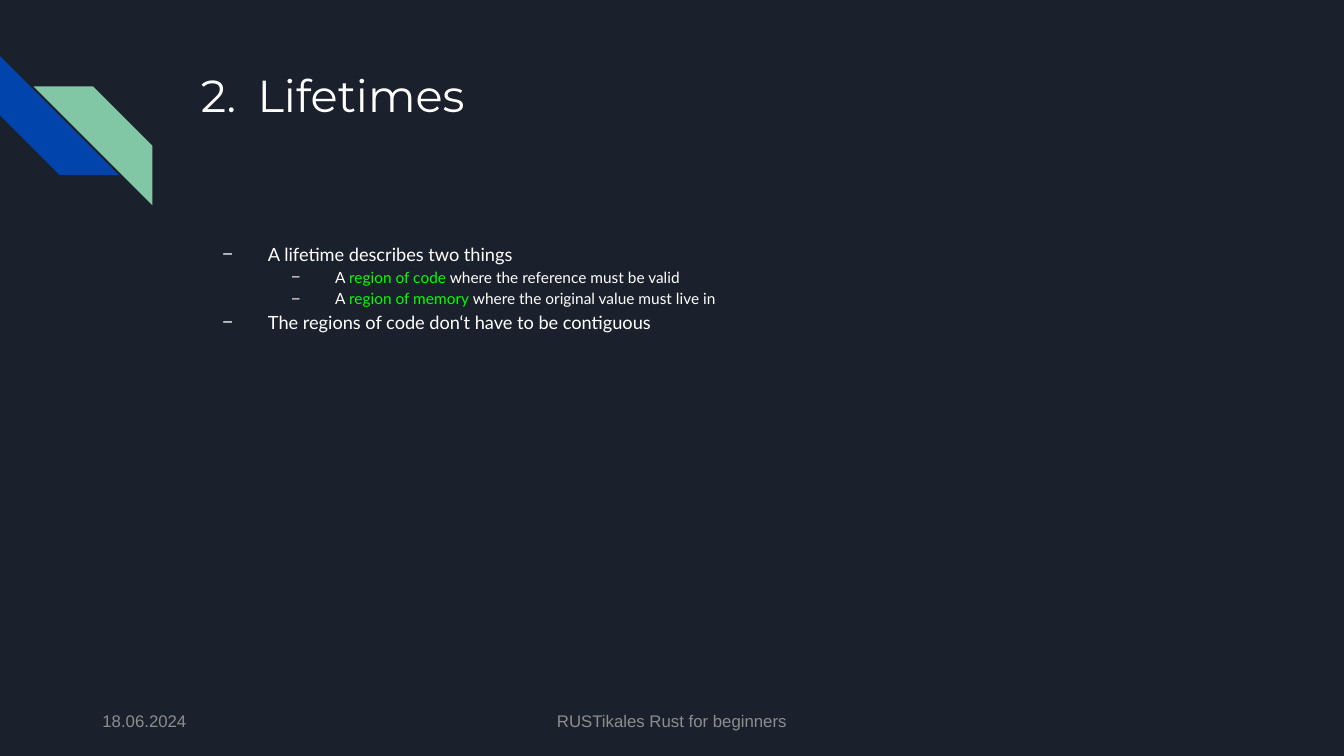
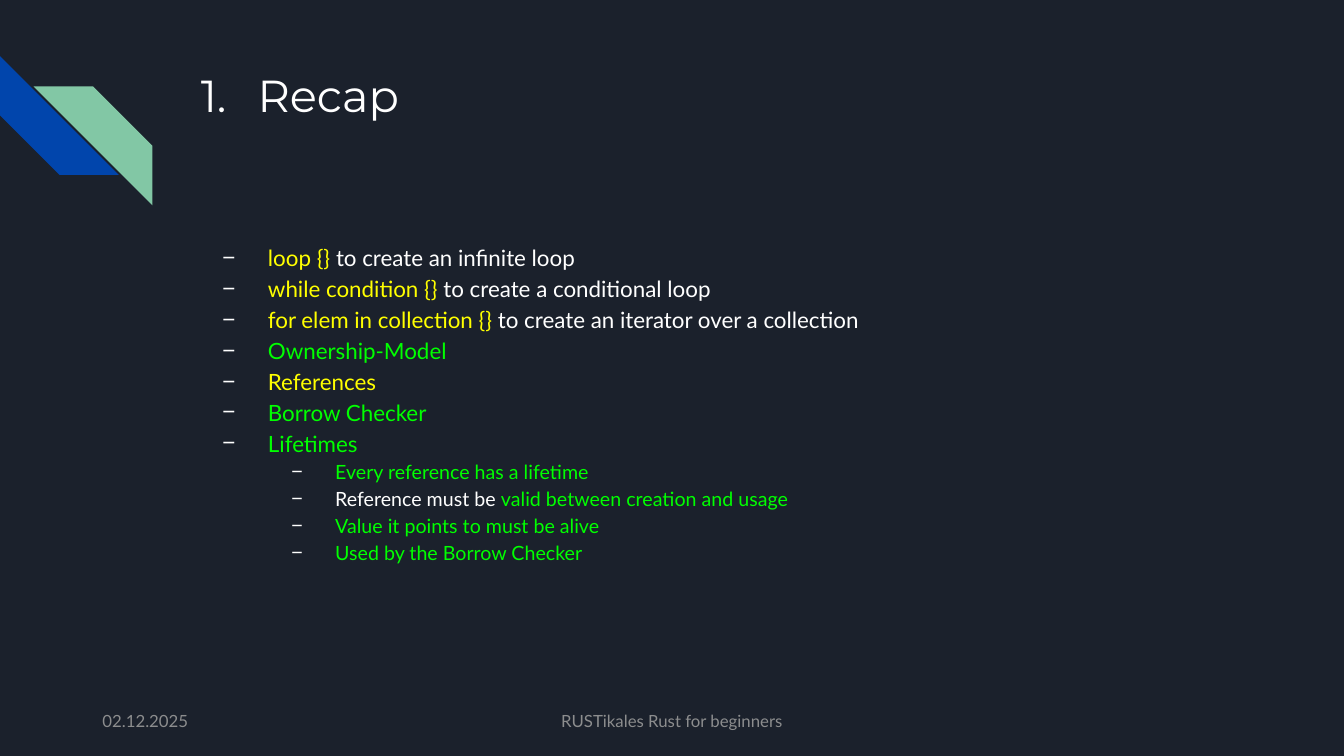
Before and after one commit to pfhaupt/progkurs, a slide deck: slide 11 of rust-beginner/06 - Function declaration/06 - original.pptx (slide 70 before the commit). Drawn at 1344x756 pixels with LibreOffice and Linux fonts; fonts in the diff are those of the drawing. Boxes give left, top, right and bottom in pixels: in the first picture for what was removed or moved away, otherwise in the second. Text is boxed around its words. In the diff, an @@ line names an element or a change of style, - is before the commit and + after.

Commit message:
[R-B-06] Update slides
- Merge R-B-07 into R-B-06
- Add chapter about Floating Point Numbers
- Increase font size
- Unite text font

```diff
--- a/rust-beginner/06 - Function declaration/06 - original.pptx
+++ b/rust-beginner/06 - Function declaration/06 - original.pptx
@@ title at box(258, 80, 399, 121): text changed @@
-2. Lifetimes
+1. Recap
@@ text at box(268, 249, 859, 564): text changed; size 11 to 16 pt; text colour #FFFFFF to #00FF00 @@
-− A lifetime describes two things
-  − A region of code where the reference must be valid
-  − A region of memory where the original value must live in
-− The regions of code don‘t have to be contiguous
+− loop {} to create an infinite loop
+− while condition {} to create a conditional loop
+− for elem in collection {} to create an iterator over a collection
+− Ownership-Model
+− References
+− Borrow Checker
+− Lifetimes
+  − Every reference has a lifetime
+  − Reference must be valid between creation and usage
+  − Value it points to must be alive
+  − Used by the Borrow Checker
@@ text at box(102, 715, 188, 727): text changed; font Arial to Lato @@
-18.06.2024
+02.12.2025
@@ text "RUSTikales Rust for beginners" at box(561, 715, 782, 730): font Arial to Lato @@
```
Also in this commit, not shown: 109 other slides changed, 86 slides added, 47 slides removed, 2 other files.
